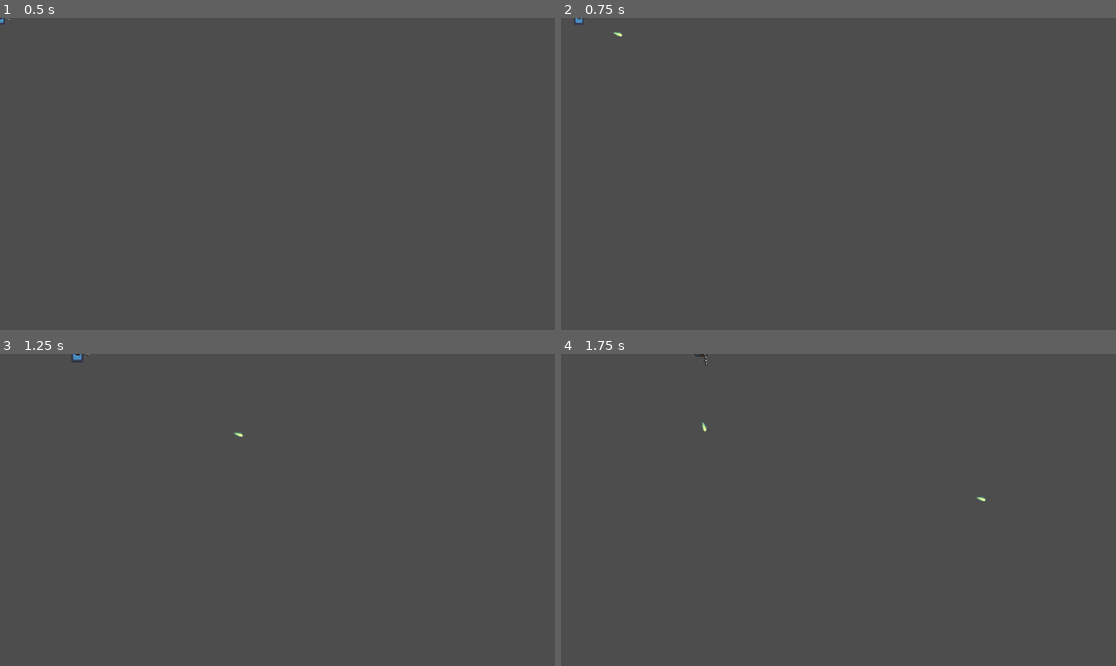
Above: before the commit, frames 1-4 (two rows, left to right).
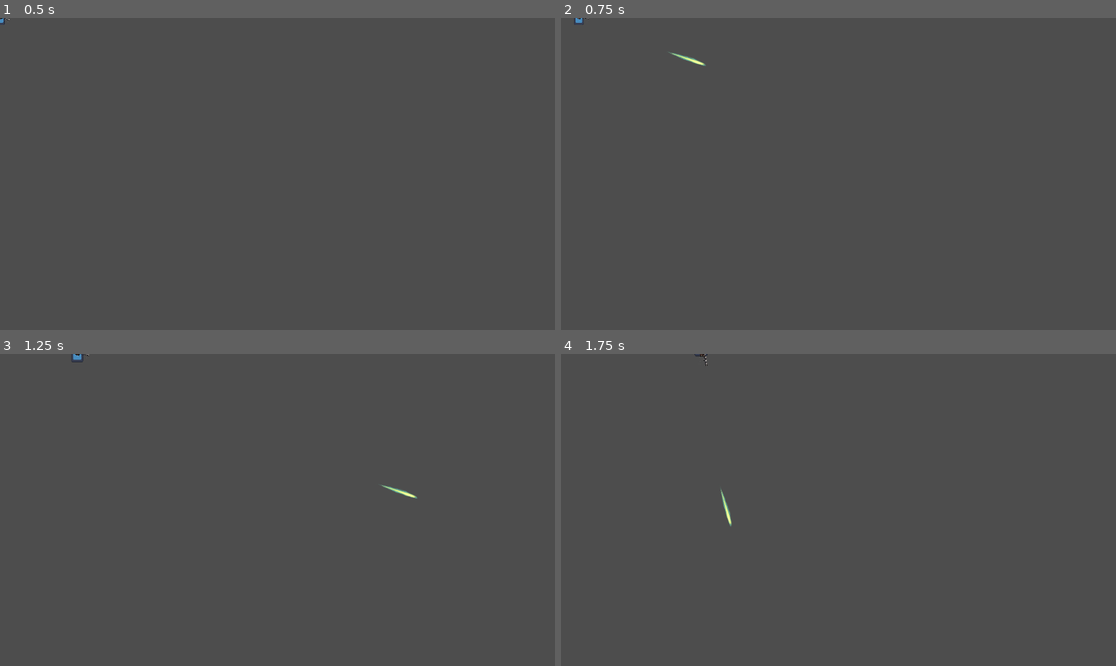
Above: after the commit, the same moments.

Repository: HarunG-yg1/splatgame
Game: Godot game, scene res://player1.tscn
The game is run twice, just before and just after one commit, with the same random seed, the same clock (stepped at 60 frames per second) and the same inputs. The engine's default icon, where the game draws it, is replaced by a stand-in: a white triangle on a blue panel in a dark square.
Inputs (mouse positions are in pixels of both pictures, inside the frame that each line leads up to):
- Up to frame 1 (0.5 s): no input
- Up to frame 2 (0.75 s): tap Enter (ui_accept) at 0.5 s; move the mouse to (960, 158) at 0.52 s; hold D (right) from 0.53 s (still down); tap E (shoot) at 0.6 s
- Up to frame 3 (1.25 s): keep holding D (right); tap Space (jump) at 0.77 s
- Up to frame 4 (1.75 s): keep holding D (right); move the mouse to (727, 525) at 1.27 s; click (727, 525) at 1.35 s; tap Space (jump) at 1.52 s; tap E (shoot) at 1.55 s

Frame 1 is identical in both runs. In frame 2, less than 0.1% of the frame differs, in the area x 9-27%, y 4-16%; in frame 3, less than 0.1%; in frame 4, 0.1%, in the area x 25-77%, y 21-56%.

Commit message:
updated gun
added cooldowns
and stopped ppl from shooting when stunned

Diff:
--- a/bullet.gd
+++ b/bullet.gd
@@ -1,7 +1,7 @@
 extends Node2D
 
 
-const SPEED: int = 800
+const SPEED: int = 1200
 
 
 func _process(delta: float) -> void:
--- a/bullet.tscn
+++ b/bullet.tscn
@@ -7,11 +7,12 @@
 script = ExtResource("1_v8qja")
 
 [node name="Sprite2D" type="Sprite2D" parent="." unique_id=1185349234]
-scale = Vector2(0.12, 0.12)
+position = Vector2(107.00001, 0)
+scale = Vector2(0.47921872, 0.12)
 texture = ExtResource("1_v7oki")
 
 [node name="VisibleOnScreenNotifier2D" type="VisibleOnScreenNotifier2D" parent="." unique_id=297673078]
-position = Vector2(18, 4)
-rect = Rect2(-46, -19, 56, 29)
+position = Vector2(122, 7)
+rect = Rect2(-46, -19, 69, 29)
 
 [connection signal="screen_exited" from="VisibleOnScreenNotifier2D" to="." method="_on_visible_on_screen_notifier_2d_screen_exited"]
--- a/gun.gd
+++ b/gun.gd
@@ -6,8 +6,12 @@
 
 @onready var muzzle: Marker2D = $Marker2D
 @onready var raycast: RayCast2D = $RayCast2D
+@onready var player = get_parent()
 
 @export var gun_range: float = 800.0
+@export var fire_cooldown: float = 0.3
+
+var can_fire: bool = true
 
 func _ready() -> void:
 	raycast.target_position = Vector2(gun_range, 0)
@@ -21,7 +25,12 @@
 	else:
 		scale.y = 1
 
-	if Input.is_action_just_pressed("shoot"):
+	if Input.is_action_just_pressed("shoot") and can_fire and player.stun <= 0:
+		shoot()
+
+func shoot() -> void:
+		can_fire = false
+
 		var bullet_instance = BULLET.instantiate()
 		get_tree().root.add_child(bullet_instance)
 		bullet_instance.global_position = muzzle.global_position
@@ -35,5 +44,11 @@
 			var hit_point = raycast.get_collision_point()
 			print("Hit object: ", hit_object.name)
 			print("Hit point: ", hit_point)
+
+			if hit_object.has_method("parried"):
+				hit_object.parried(hit_point)
 		else:
 			print("No collision — reached max range")
+
+		await get_tree().create_timer(fire_cooldown).timeout
+		can_fire = true
